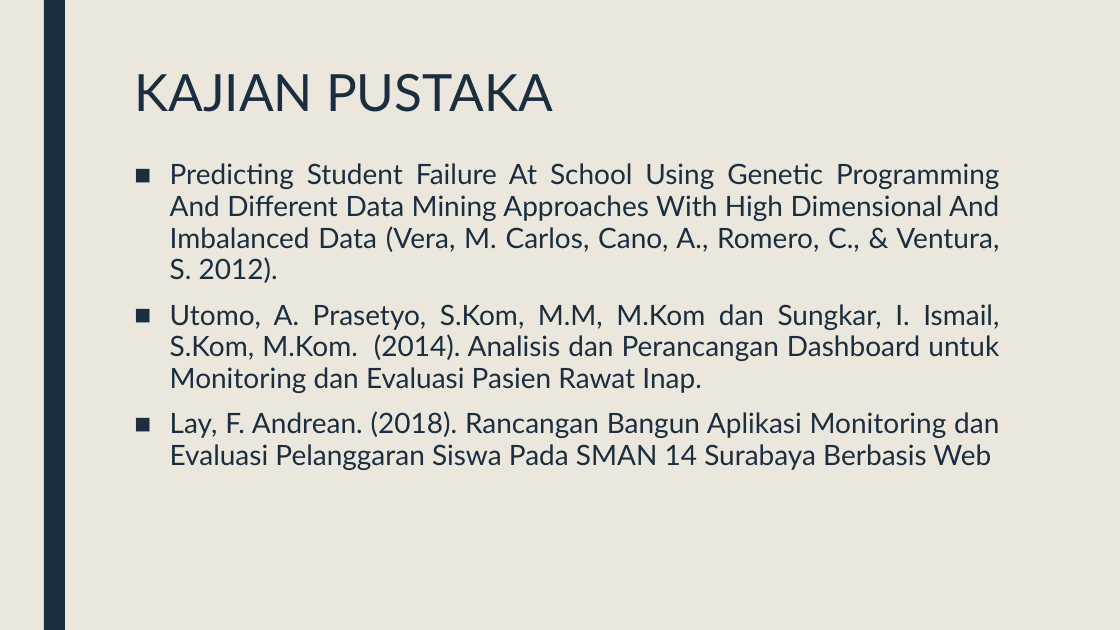
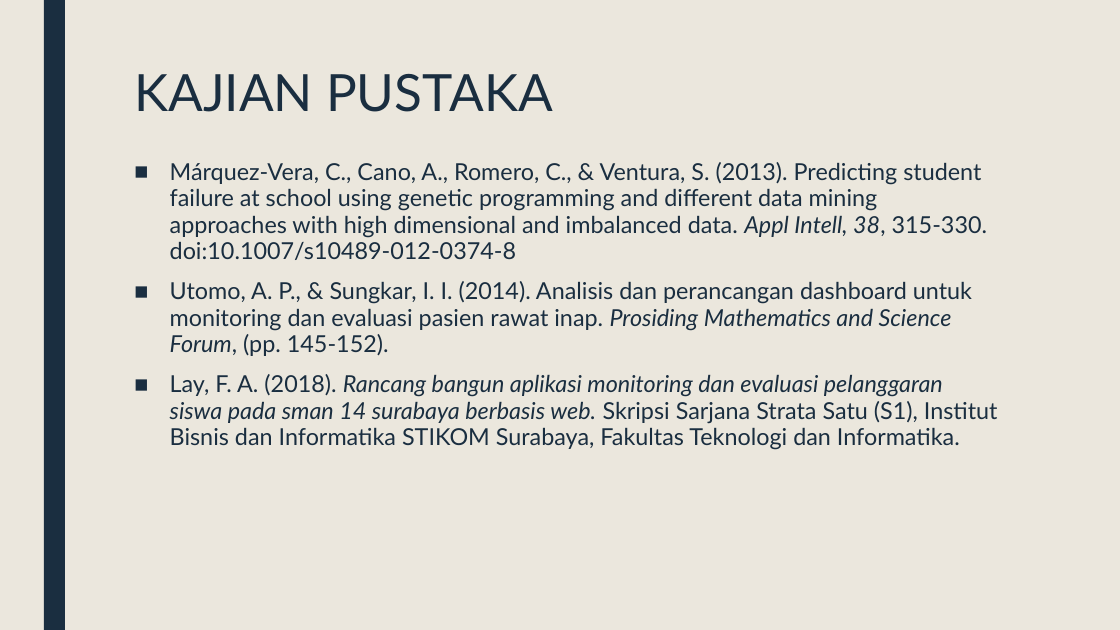
Before and after one commit to danielzalukhu/taubaya, a slide deck: slide 6 of document/LSTA/160716053_DanielBualaKristoZalukhu_PPT.pptx. Drawn at 1120x630 pixels with LibreOffice and Linux fonts; fonts in the diff are those of the drawing. Boxes give left, top, right and bottom in pixels: in the first picture for what was removed or moved away, otherwise in the second. Text is boxed around its words. In the diff, an @@ line names an element or a change of style, - is before the commit and + after.

```diff
--- a/document/LSTA/160716053_DanielBualaKristoZalukhu_PPT.pptx
+++ b/document/LSTA/160716053_DanielBualaKristoZalukhu_PPT.pptx
@@ text at (170, 162, 998, 450): text changed; size 24 to 20 pt @@
-■ Predicting Student Failure At School Using Genetic Programming And Different Data Mining Approaches With High Dimensional And Imbalanced Data (Vera, M. Carlos, Cano, A., Romero, C., & Ventura, S. 2012).
-■ Utomo, A. Prasetyo, S.Kom, M.M, M.Kom dan Sungkar, I. Ismail, S.Kom, M.Kom. (2014). Analisis dan Perancangan Dashboard untuk Monitoring dan Evaluasi Pasien Rawat Inap.
-■ Lay, F. Andrean. (2018). Rancangan Bangun Aplikasi Monitoring dan Evaluasi Pelanggaran Siswa Pada SMAN 14 Surabaya Berbasis Web
+■ Márquez-Vera, C., Cano, A., Romero, C., & Ventura, S. (2013). Predicting student failure at school using genetic programming and different data mining approaches with high dimensional and imbalanced data. Appl Intell, 38, 315-330. doi:10.1007/s10489-012-0374-8
+■ Utomo, A. P., & Sungkar, I. I. (2014). Analisis dan perancangan dashboard untuk monitoring dan evaluasi pasien rawat inap. Prosiding Mathematics and Science Forum, (pp. 145-152).
+■ Lay, F. A. (2018). Rancang bangun aplikasi monitoring dan evaluasi pelanggaran siswa pada sman 14 surabaya berbasis web. Skripsi Sarjana Strata Satu (S1), Institut Bisnis dan Informatika STIKOM Surabaya, Fakultas Teknologi dan Informatika.
```
Also in this commit, not shown: 9 other slides changed, 1 slide added, 28 other files.
